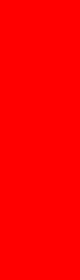
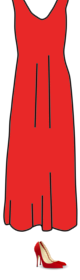
Revision of a layered (80, 280) image; what changed, layer by layer:
removed layer "Background" over [0, 0, 80, 280]
added layer "pumps.png copy" above "laobc_Simples_dress.png copy" over [33, 240, 69, 271]
added layer "laobc_Simples_dress.png copy" over [2, 0, 78, 232]
